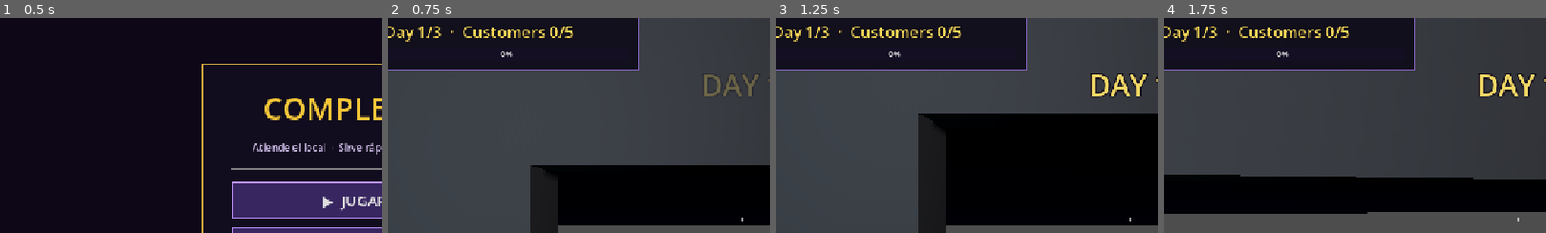
Above: before the commit, frames 1-4 (left to right).
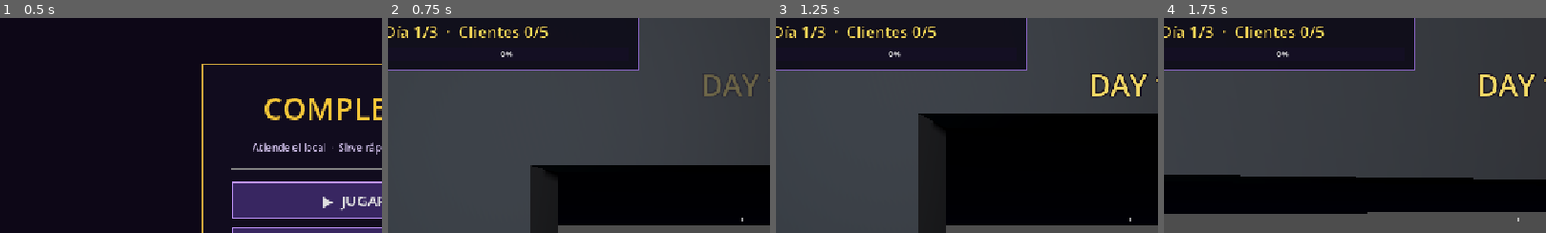
Above: after the commit, the same moments.

Repository: smfabiann/empanadas
Game: Godot game, scene res://scenes/ui/MainMenu.tscn
Two runs of this game, one before a commit and one after it. Both use one fixed random seed, a clock stepped at 60 frames per second and the inputs below. The engine's default icon, where the game draws it, is replaced by a stand-in: a white triangle on a blue panel in a dark square.
Inputs (mouse positions are % of the whole screen's width and height, from its top left):
- Up to frame 1 (0.5 s): no input
- Up to frame 2 (0.75 s): click "▶ JUGAR" at 0.5 s
- Up to frame 3 (1.25 s): no input
- Up to frame 4 (1.75 s): tap Enter at 1.25 s; move the mouse to (55, 50) at 1.27 s; hold W from 1.28 s (still down); hold Q (drop_item) from 1.28 s (still down); tap Space (jump) at 1.52 s
The pictures show only the part of the screen within x 4-54%, y 3-53%; the shares and areas given below are measured in that part.

Frame 1 is identical in both runs. In frame 2, 1.3% of the frame differs, in the area x 2-49%, y 3-12%; in frame 3, 1.3%; in frame 4, 1.3%.

Commit message:
Update UI day counter logic and tests

Diff:
--- a/scenes/UI.tscn
+++ b/scenes/UI.tscn
@@ -402,7 +402,7 @@
 theme_override_colors/font_outline_color = Color(0.04, 0.02, 0.08, 1)
 theme_override_constants/outline_size = 5
 theme_override_font_sizes/font_size = 24
-text = "Day 1/3  ·  Customers 0/8"
+text = "Día 1/3  ·  Clientes 0/8"
 
 [node name="DayProgressBar" type="ProgressBar" parent="HUD/DayPanel/VBoxContainer" unique_id=1934817221]
 custom_minimum_size = Vector2(0, 16)
--- a/scripts/ui/UI.gd
+++ b/scripts/ui/UI.gd
@@ -186,15 +186,15 @@
 	if day_label:
 		if not GameManager.day_active and GameManager.is_day_quota_reached():
 			if GameManager.max_days > 0:
-				day_label.text = "Day %d/%d  ·  Shift Complete - Go to bed" % [GameManager.current_day, GameManager.max_days]
+				day_label.text = "Día %d/%d  ·  Turno terminado - Ve a la cama" % [GameManager.current_day, GameManager.max_days]
 			else:
-				day_label.text = "Day %d  ·  Shift Complete - Go to bed" % GameManager.current_day
+				day_label.text = "Día %d  ·  Turno terminado - Ve a la cama" % GameManager.current_day
 			day_label.modulate = Color(0.4, 1.0, 0.5, 1.0)
 		elif GameManager.max_days > 0:
-			day_label.text = "Day %d/%d  ·  Customers %d/%d" % [GameManager.current_day, GameManager.max_days, attended, max_clients]
+			day_label.text = "Día %d/%d  ·  Clientes %d/%d" % [GameManager.current_day, GameManager.max_days, attended, max_clients]
 			day_label.modulate = Color(1.0, 1.0, 1.0, 1.0)
 		else:
-			day_label.text = "Day %d  ·  Customers %d/%d" % [GameManager.current_day, attended, max_clients]
+			day_label.text = "Día %d  ·  Clientes %d/%d" % [GameManager.current_day, attended, max_clients]
 			day_label.modulate = Color(1.0, 1.0, 1.0, 1.0)
 
 
@@ -246,9 +246,9 @@
 
 	if day_label:
 		if GameManager.max_days > 0:
-			day_label.text = "Day %d/%d  ·  Shift Complete - Go to bed" % [GameManager.current_day, GameManager.max_days]
+			day_label.text = "Día %d/%d  ·  Turno terminado - Ve a la cama" % [GameManager.current_day, GameManager.max_days]
 		else:
-			day_label.text = "Day %d  ·  Shift Complete - Go to bed" % GameManager.current_day
+			day_label.text = "Día %d  ·  Turno terminado - Ve a la cama" % GameManager.current_day
 		day_label.modulate = Color(0.4, 1.0, 0.5, 1.0)
 
 	_show_banner_text("SHIFT COMPLETE\nGo to bed to sleep")
--- a/tests/test_day_counter.gd
+++ b/tests/test_day_counter.gd
@@ -43,14 +43,15 @@
 	GameManager.max_days = 3
 	GameManager.day_active = true
 	ui._on_day_progress(3, 8)
-	_assert(day_label.text.contains("Customers 3/8") or day_label.text.contains("3/8"), "DayLabel displays client progression (current: '%s')" % day_label.text)
+	_assert(day_label.text.contains("Clientes 3/8") or day_label.text.contains("3/8"), "DayLabel displays client progression in Spanish (current: '%s')" % day_label.text)
+	_assert(day_label.text.contains("Día 1/3") or day_label.text.contains("Día"), "DayLabel displays Día in Spanish")
 	_assert(progress_bar.max_value == 8.0, "DayProgressBar max_value is 8.0")
 
 	# Test 4: Quota reached
 	GameManager.day_active = false
 	GameManager.clients_attended_today = 8
 	ui._on_day_ended(1)
-	_assert(day_label.text.contains("Shift Complete"), "DayLabel indicates Shift Complete when day ends")
+	_assert(day_label.text.contains("Turno terminado") or day_label.text.contains("Ve a la cama"), "DayLabel indicates Shift Complete in Spanish when day ends")
 	_assert(progress_bar.value == progress_bar.max_value, "DayProgressBar is filled at shift completion")
 
 	print("=== TEST SUMMARY: %d PASSED, %d FAILED ===" % [_passed, _failed])
